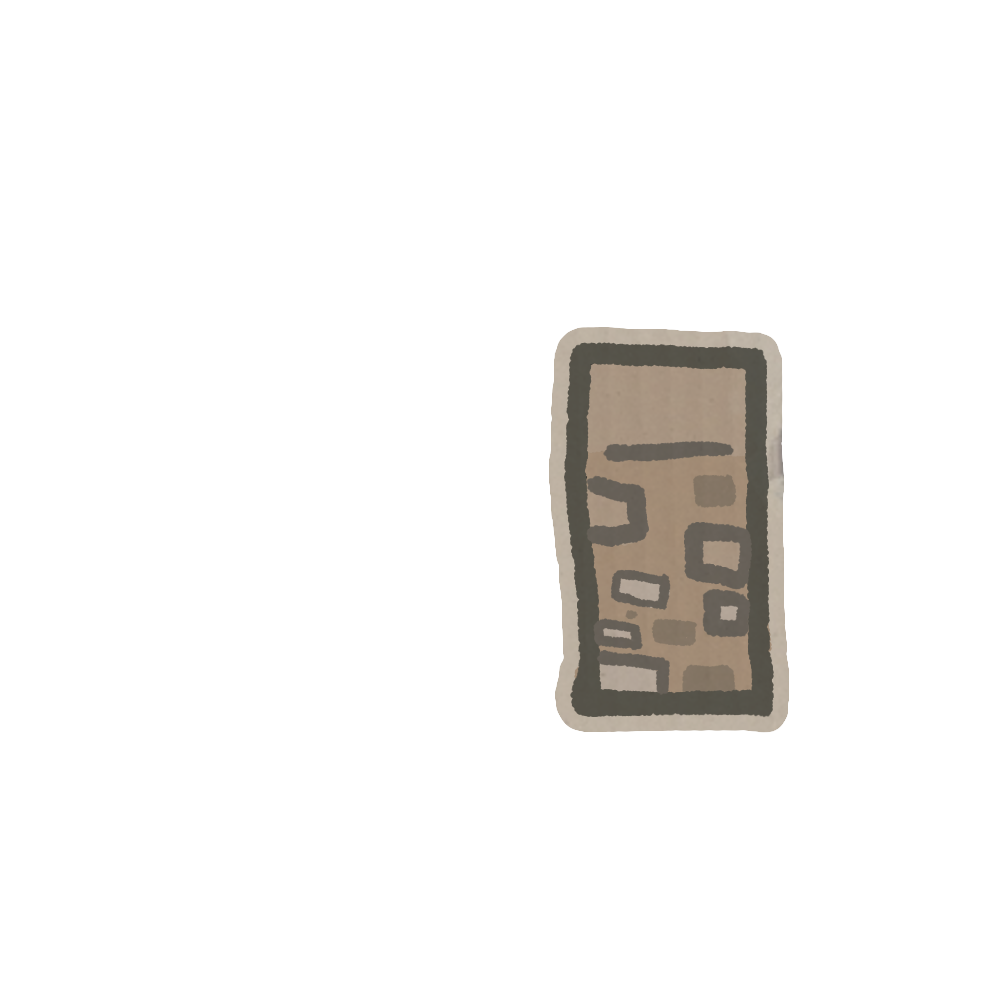
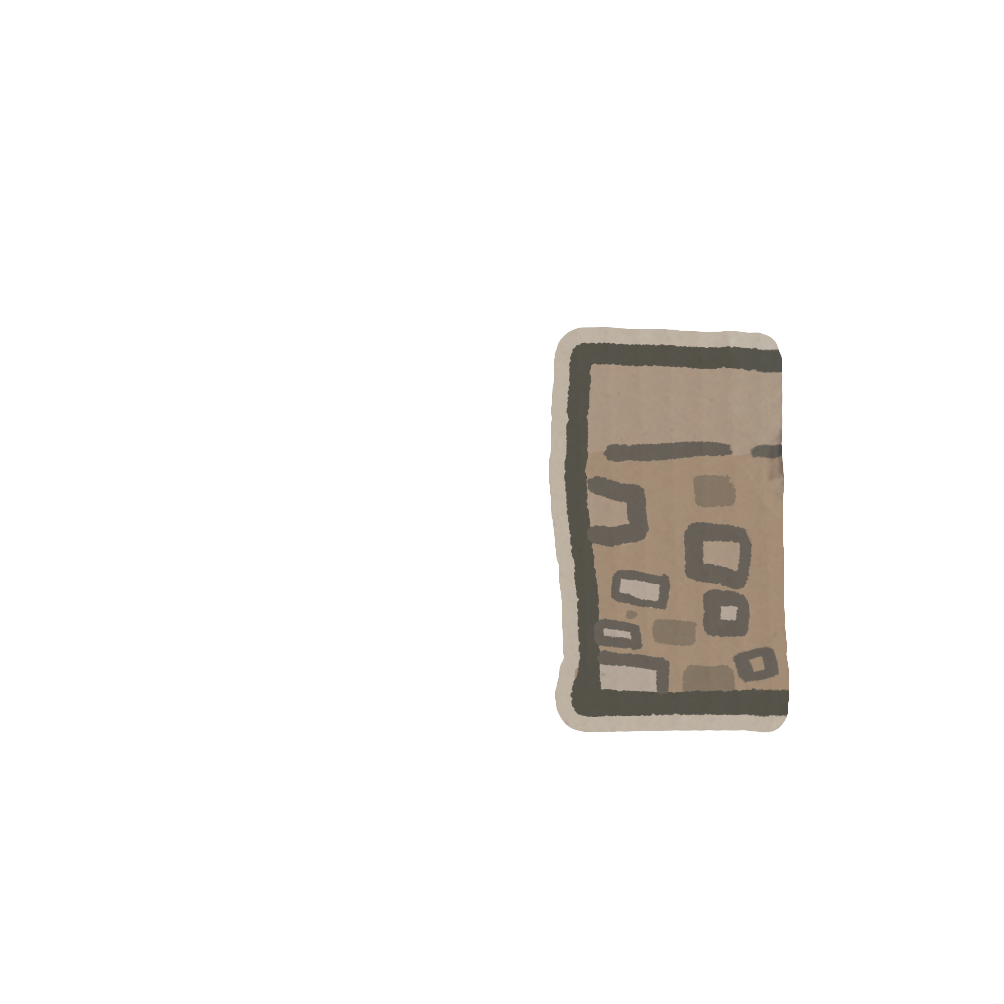
Two versions of the same layered image (w=1004, h=1004). Layer-by-layer changes:
pixels changed over bbox(726, 348, 789, 717) (layer not identified)
